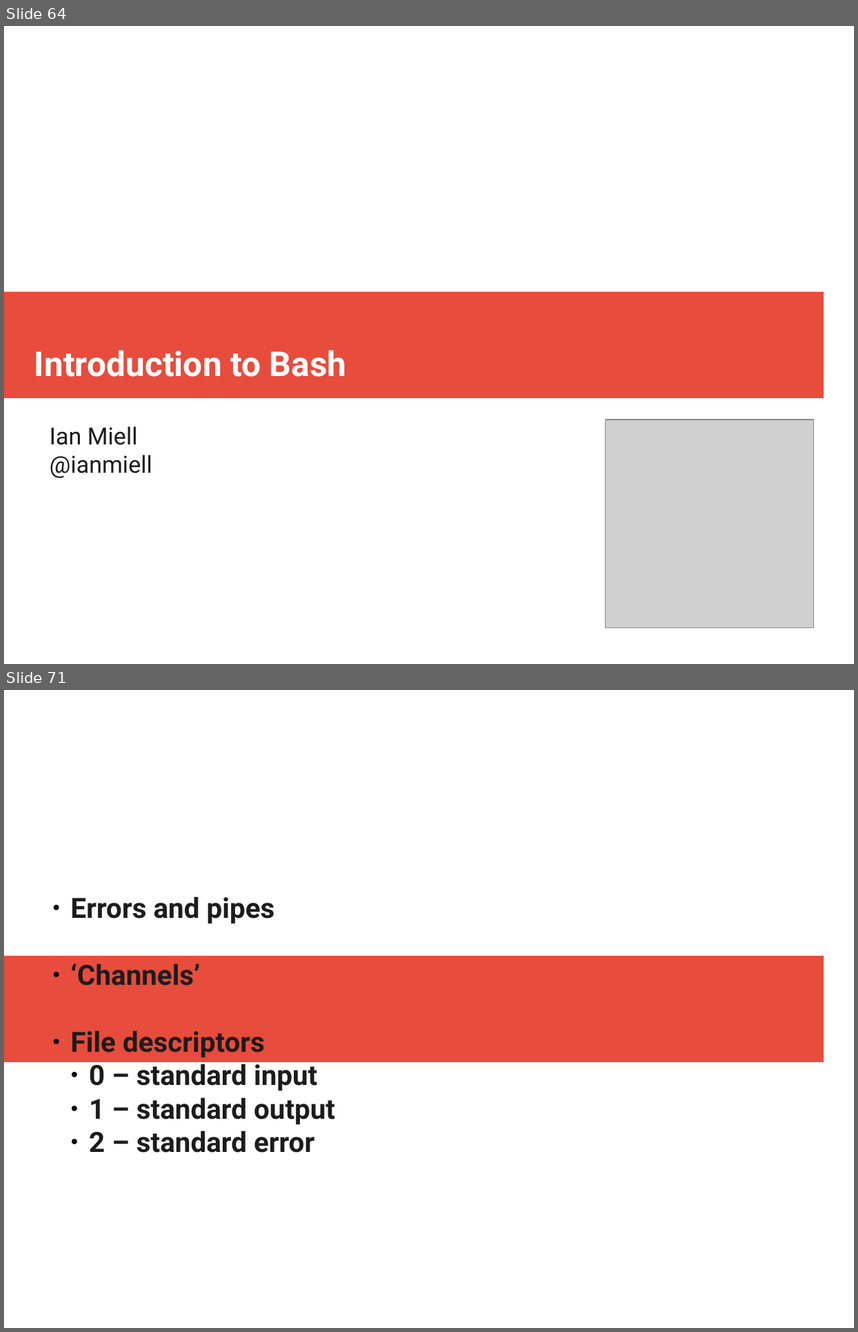
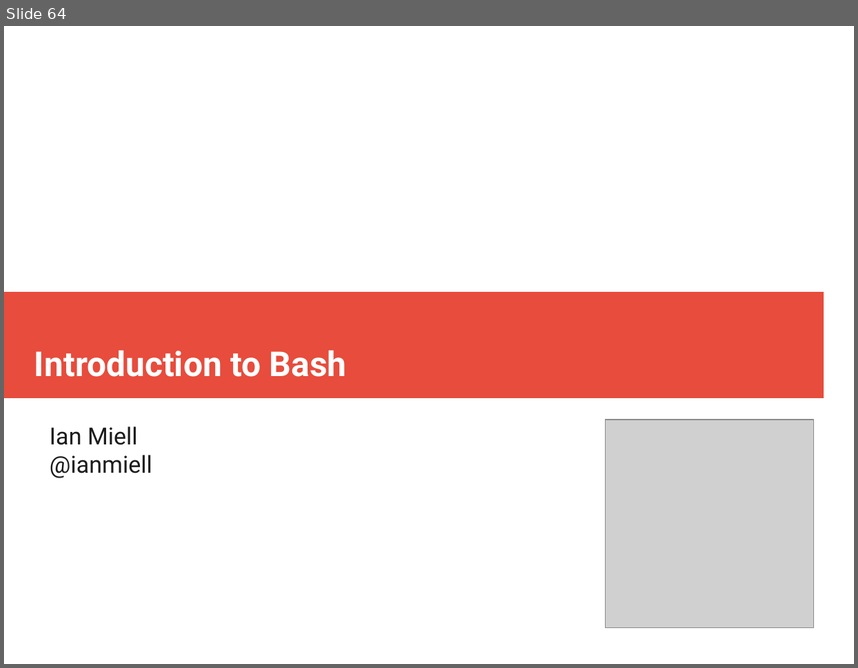
Before and after one commit to ianmiell/introduction-to-bash, a slide deck: slides/introduction_to_bash.pptx. Shown one above the other, each under a label of ours: slides 64 and 71 before the commit, slide 64 after it; the slides between them are not shown. The pictures are 858x1332 and 858x668 pixels, drawn with LibreOffice and Linux fonts; fonts in the diff are those of the drawing; grey boxes stand for pictures. Boxes give left, top, right and bottom in pixels: in the first picture for what was removed or moved away, otherwise in the second. Text is boxed around its words. In the diff, an @@ line names an element or a change of style, - is before the commit and + after.

Commit message:
slides

```diff
--- a/slides/introduction_to_bash.pptx
+++ b/slides/introduction_to_bash.pptx
@@ slide 71 removed at box(4, 690, 854, 1328), background #FFFFFF; not listed: 1 template element that a slide beside it also shows @@
@@ text removed at box(71, 896, 335, 1152) @@
-  ● Errors and pipes
-  ● ‘Channels’
-  ● File descriptors
-    ● 0 – standard input
-    ● 1 – standard output
-    ● 2 – standard error
```
Also in this commit, not shown: 27 other slides removed, 1 other file.
